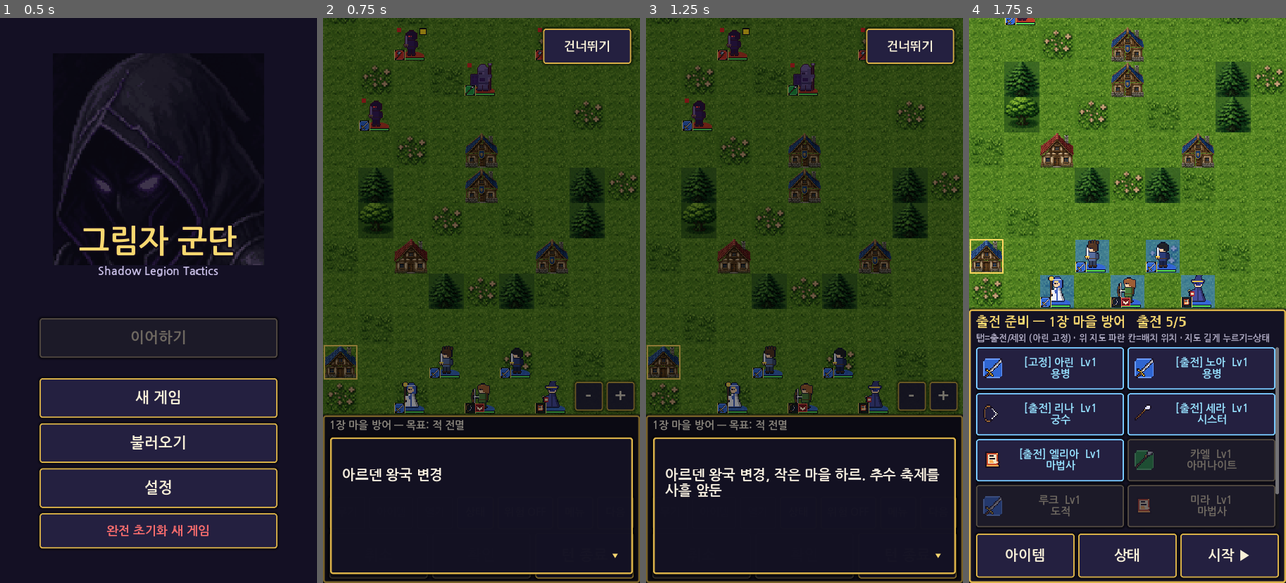
Above: before the commit, frames 1-4 (left to right).
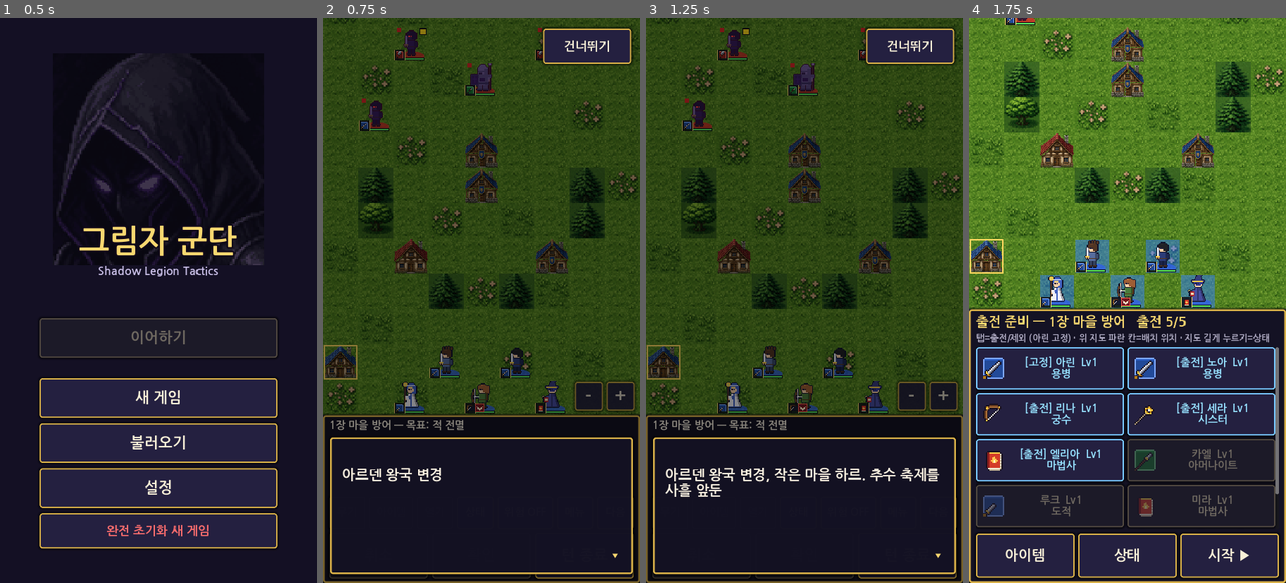
Above: after the commit, the same moments.

Repository: junsa80/srpg-prototype
Game: Godot game, scene res://scenes/title.tscn
Two runs of this game, one before a commit and one after it. Both use one fixed random seed, a clock stepped at 60 frames per second and the inputs below.
Inputs:
- Up to frame 1 (0.5 s): no input
- Up to frame 2 (0.75 s): click "새 게임" at 0.5 s
- Up to frame 3 (1.25 s): no input
- Up to frame 4 (1.75 s): click "건너뛰기" at 1.25 s

Frame 1 is identical in both runs. In frame 2, 0.3% of the frame differs, in the area x 11-70%, y 5-70%; in frame 3, 0.3%; in frame 4, 2.9%, in the area x 4-88%, y 0-89%.

Commit message:
원본 16x16 무기/아이템 아이콘 50종(GBA FE 관례: 종류별 실루엣, 철/강철/은/킬러/용사 등급, 마도서 속성색, 지팡이, 소모품) + 240x160 전투 배경 8종·지형 발판 8종 생성기, 아이콘 정수 배율 (WIP)

Diff:
--- a/scripts/icons.gd
+++ b/scripts/icons.gd
@@ -63,8 +63,44 @@
 	if "강철" in n or w.heavy: return "steel"
 	return "iron"
 
+## Original 16x16 pixel icons (tools/make_icons.py -> assets/icons/<id>.png), one per weapon/item; the procedural
+## shapes below stay as the fallback for any name without a drawn icon.
+const ICON_ID = {
+	"철단검": "dagger_iron", "강철단검": "dagger_steel", "철검": "sword_iron", "강철검": "sword_steel", "은검": "sword_silver",
+	"레이피어": "rapier", "아머킬러": "armorslayer", "킬러소드": "sword_killer", "용사의 검": "sword_brave", "윈드소드": "windsword",
+	"철창": "lance_iron", "강철창": "lance_steel", "은창": "lance_silver", "호스슬레이어": "horseslayer", "투창": "javelin",
+	"킬러랜스": "lance_killer", "용사의 창": "lance_brave", "그림자 창 우르": "lance_boss",
+	"철도끼": "axe_iron", "손도끼": "handaxe", "강철도끼": "axe_steel", "해커": "axe_killer", "해머": "hammer", "파멸의 도끼": "axe_boss",
+	"철활": "bow_iron", "강철활": "bow_steel", "은활": "bow_silver", "킬러보우": "bow_killer",
+	"파이어": "tome_fire", "엘파이어": "tome_elfire", "썬더": "tome_thunder", "볼트": "tome_bolt", "라이트": "tome_light",
+	"힐": "staff_heal", "멘드": "staff_mend", "피지오": "staff_physic", "해제의 지팡이": "staff_unlock",
+	"상처약": "vulnerary", "엘릭서": "elixir", "문 열쇠": "key_door", "상자 열쇠": "key_chest", "마스터 키": "key_master",
+	"힘의 반지": "ring_str", "스피드링": "ring_spd", "여신의 상": "goddess", "드래곤 실드": "dragon_shield",
+}
+const TYPE_KEY = {0: "sword", 1: "lance", 2: "axe", 3: "bow"}
+## Icon id for any weapon: drawn name first, else type + tier (iron/steel/silver/killer/brave/boss) or tome element.
+static func icon_id(w: WeaponData) -> String:
+	if ICON_ID.has(w.name): return ICON_ID[w.name]
+	var t = int(w.type)
+	if t == WeaponData.Type.TOME:
+		if w.light or "라이트" in w.name: return "tome_light"
+		if "썬더" in w.name or "볼트" in w.name: return "tome_thunder"
+		if "윈드" in w.name: return "tome_wind"
+		if "그림자" in w.name or "다크" in w.name: return "tome_dark"
+		return "tome_fire"
+	if t == WeaponData.Type.STAFF: return "staff_heal"
+	if t == WeaponData.Type.ITEM: return {"key": "key_door", "potion": "vulnerary", "ring": "ring_str", "staff": "staff_unlock"}.get(w.fx().get("icon", "potion"), "vulnerary")
+	var tier = tint_for(w)
+	if tier == "eff" or tier == "wind": tier = "iron"
+	if tier == "brave" and t == WeaponData.Type.BOW: tier = "silver"
+	return "%s_%s" % [TYPE_KEY.get(t, "sword"), tier]
+
 static func of(w: WeaponData) -> Texture2D:
 	if w == null: return null
+	var path = "res://assets/icons/%s.png" % icon_id(w)
+	if _cache.has(path): return _cache[path]
+	if ResourceLoader.exists(path):
+		var tex: Texture2D = load(path); _cache[path] = tex; return tex
 	if w.is_item():
 		var ic = w.fx().get("icon", "potion")
 		if ic == "staff": return make(5, "holy")
@@ -96,7 +132,10 @@
 	return tex
 
 ## TextureRect helper (nearest, scaled).
+## Integer pixel scale only (16 -> 32/48/64) so the 16x16 art stays crisp: sizes snap down to a multiple of 16.
+static func px_snap(px: int) -> int: return maxi(16, (px / 16) * 16)
 static func rect(w: WeaponData, px = 32) -> TextureRect:
+	px = px_snap(px)
 	var r = TextureRect.new(); r.texture = of(w); r.custom_minimum_size = Vector2(px, px)
 	r.expand_mode = TextureRect.EXPAND_IGNORE_SIZE; r.stretch_mode = TextureRect.STRETCH_KEEP_ASPECT_CENTERED
 	r.texture_filter = CanvasItem.TEXTURE_FILTER_NEAREST; r.size_flags_vertical = Control.SIZE_SHRINK_CENTER; r.mouse_filter = Control.MOUSE_FILTER_IGNORE
@@ -105,5 +144,5 @@
 ## Put a weapon icon on a Button.
 static func on_button(b: Button, w: WeaponData) -> Button:
 	if w == null: return b
-	b.icon = of(w); b.expand_icon = true; b.add_theme_constant_override("icon_max_width", 44); b.texture_filter = CanvasItem.TEXTURE_FILTER_NEAREST
+	b.icon = of(w); b.expand_icon = true; b.add_theme_constant_override("icon_max_width", 48); b.texture_filter = CanvasItem.TEXTURE_FILTER_NEAREST
 	return b
--- a/scripts/unit.gd
+++ b/scripts/unit.gd
@@ -249,7 +249,7 @@
 		var bw = weapon() if weapon() else staff()
 		if bw:
 			draw_rect(Rect2(-sz / 2.0 - 2, sz / 2.0 - 24, 24, 24), Color8(16, 16, 24, 220)); draw_rect(Rect2(-sz / 2.0 - 2, sz / 2.0 - 24, 24, 24), Color8(248, 216, 112), false, 1.5)
-			draw_texture_rect(Icons.of(bw), Rect2(-sz / 2.0, sz / 2.0 - 22, 20, 20), false)
+			draw_texture_rect(Icons.of(bw), Rect2(-sz / 2.0 + 2, sz / 2.0 - 20, 16, 16), false)   # 1:1 pixels (integer scale)
 	var et = eff_weapon_tags()   # 특효 badge(s) right of the weapon badge: dark red chip + target-type glyph
 	for i in et.size():
 		var r = Rect2(-sz / 2.0 + 23 + i * 19, sz / 2.0 - 22, 18, 18)
Binary file added: assets/battle/bg/castle.png
Not shown, added: assets/battle/bg/castle.png.import
Binary file added: assets/battle/bg/desert.png
Not shown, added: assets/battle/bg/desert.png.import
Binary file added: assets/battle/bg/forest.png
Not shown, added: assets/battle/bg/forest.png.import
Binary file added: assets/battle/bg/fort.png
Not shown, added: assets/battle/bg/fort.png.import
Binary file added: assets/battle/bg/mountain.png
Not shown, added: assets/battle/bg/mountain.png.import
Binary file added: assets/battle/bg/plain.png
Not shown, added: assets/battle/bg/plain.png.import
(and 124 more such lines)
